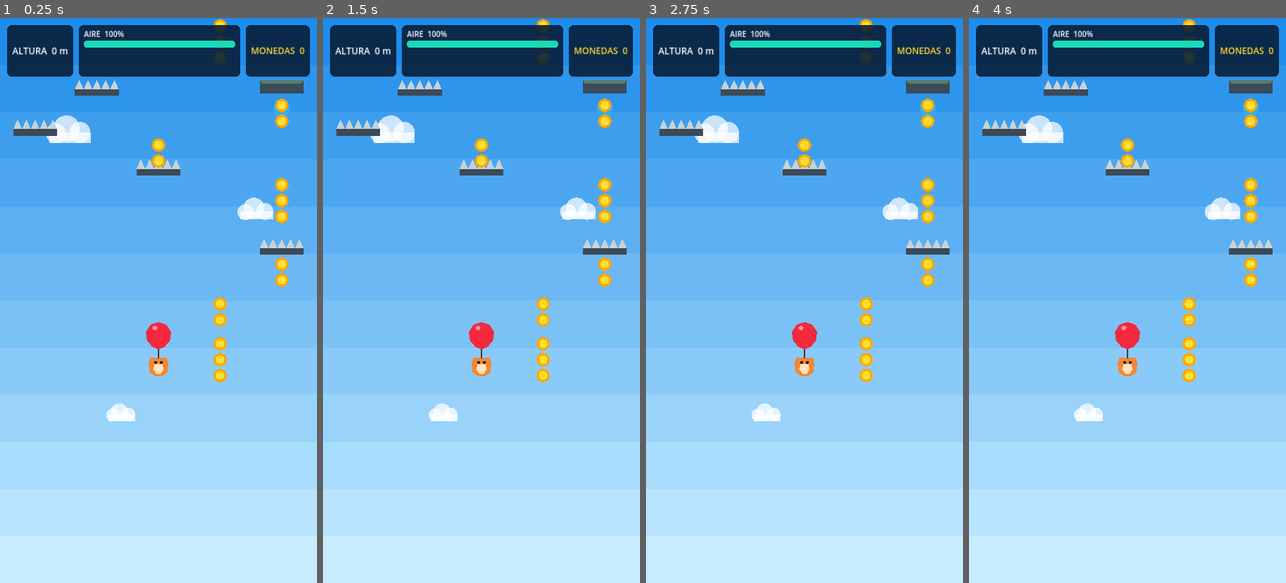
Above: before the commit, frames 1-4 (left to right).
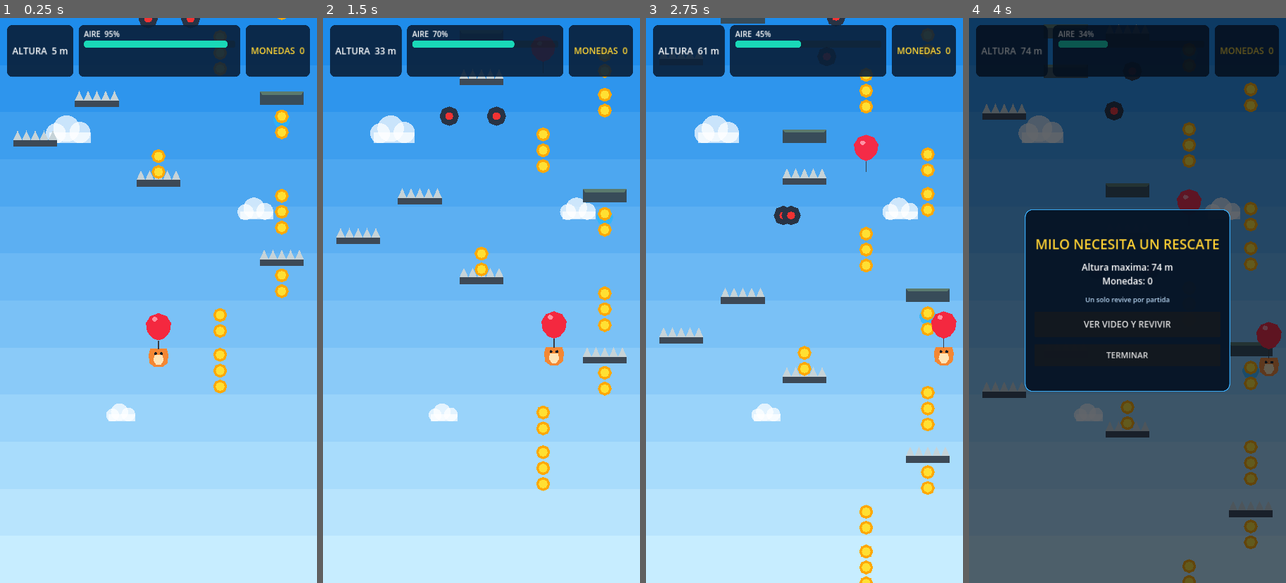
Above: after the commit, the same moments.

Repository: Mauroz10/floppy
Game: Godot game, scene res://scenes/main/main.tscn
The game is run twice, just before and just after one commit, with the same random seed, the same clock (stepped at 60 frames per second) and the same inputs.
Inputs (mouse positions are in pixels of both pictures, inside the frame that each line leads up to):
- Up to frame 1 (0.25 s): no input
- Up to frame 2 (1.5 s): move the mouse to (551, 272) at 0.52 s; hold D 0.53-1.25 s; click (551, 272) at 0.67 s; drag from (418, 328) to (541, 345) at 1.27 s
- Up to frame 3 (2.75 s): move the mouse to (836, 176) at 2.02 s; hold D from 2.03 s (still down)
- Up to frame 4 (4 s): release D at 2.75 s; drag from (1111, 413) to (1187, 357) at 2.77 s; move the mouse to (1222, 385) at 3.52 s; hold A from 3.53 s (still down)

The runs differ from the first frame. In frame 1, 4.8% of the frame differs, in the area x 4-96%, y 0-67%; in frame 2, 7.3%; in frame 3, 8.5%; in frame 4, 100%, in the area x 0-100%, y 0-100%.

Commit message:
Refactor player state machine for clarity and safety

Diff:
--- a/scripts/player/player_state_machine.gd
+++ b/scripts/player/player_state_machine.gd
@@ -1,42 +1,74 @@
 extends Node
 class_name PlayerStateMachine
 
-signal state_changed(previous_name: StringName, current_name: StringName)
+signal state_changed(
+	previous_name: StringName,
+	current_name: StringName
+)
 
 @export var initial_state: PlayerState
+
 var current_state: PlayerState
 var player: PlayerController
 
+
 func initialize(owner_player: PlayerController) -> void:
 	player = owner_player
+
 	for child in get_children():
 		if child is PlayerState:
 			(child as PlayerState).setup(player, self)
+
+	# Fallback seguro para escenas cargadas desde CI/Android.
 	if initial_state == null:
-		push_error("PlayerStateMachine requires an initial_state.")
+		var inflated_state := get_node_or_null("Inflated")
+
+		if inflated_state is PlayerState:
+			initial_state = inflated_state as PlayerState
+
+	if initial_state == null:
+		push_error(
+			"PlayerStateMachine could not find the initial Inflated state."
+		)
 		return
+
 	change_state(initial_state)
+
 
 func physics_update(delta: float) -> void:
 	if current_state != null:
 		current_state.physics_update(delta)
 
+
 func change_state(next_state: PlayerState) -> void:
-	if next_state == null or next_state == current_state:
+	if next_state == null:
 		return
+
+	if next_state == current_state:
+		return
+
 	var previous := current_state
+
 	if previous != null:
 		previous.exit(next_state)
+
 	current_state = next_state
 	current_state.enter(previous)
+
 	state_changed.emit(
 		previous.name if previous != null else &"None",
 		current_state.name
 	)
 
+
 func change_state_by_name(state_name: StringName) -> void:
-	var node := get_node_or_null(NodePath(String(state_name)))
+	var node := get_node_or_null(
+		NodePath(String(state_name))
+	)
+
 	if node is PlayerState:
 		change_state(node as PlayerState)
 	else:
-		push_warning("Unknown player state: %s" % state_name)
+		push_warning(
+			"Unknown player state: %s" % state_name
+		)
